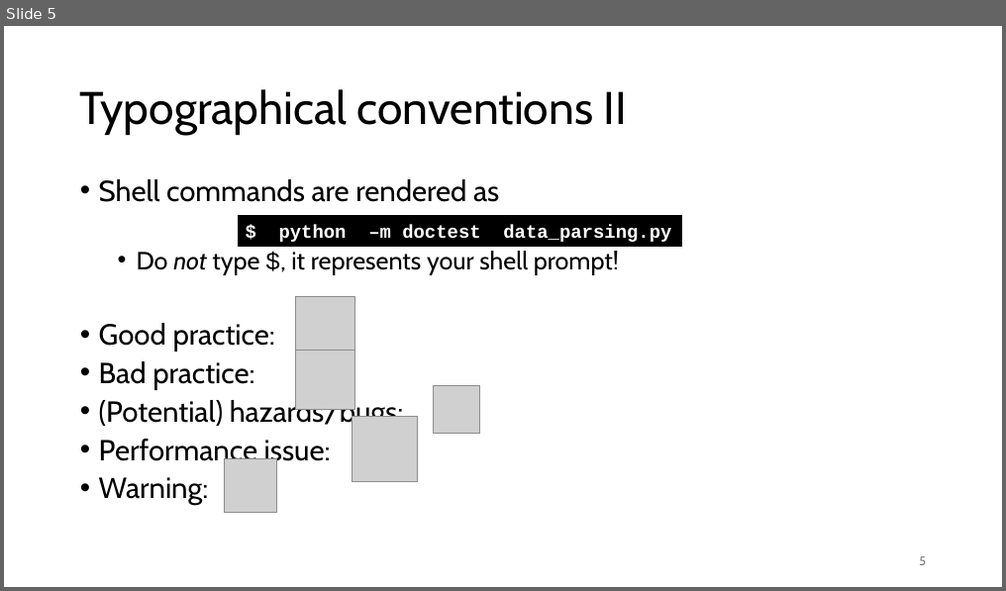
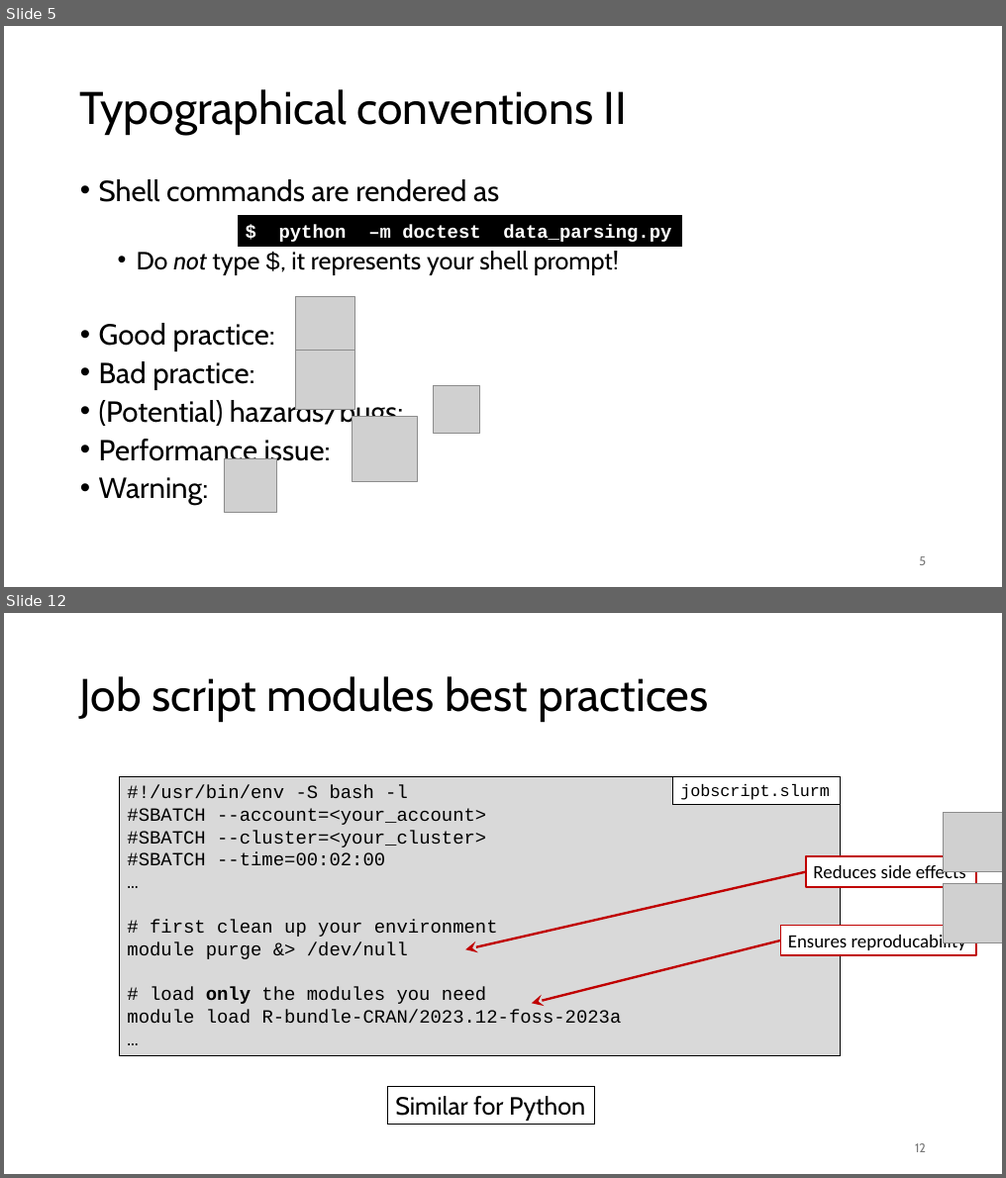
Before and after one commit to gjbex/Best-practices-for-data-science-on-HPC, a slide deck: best_practices_for_data_science_on_hpc.pptx. Shown one above the other, each under a label of ours: slide 5 before the commit, slides 5 and 12 after it; the slides between them are not shown. The pictures are 1006x591 and 1006x1178 pixels, drawn with LibreOffice and Linux fonts; fonts in the diff are those of the drawing; grey boxes stand for pictures. Boxes give left, top, right and bottom in pixels: in the first picture for what was removed or moved away, otherwise in the second. Text is boxed around its words. In the diff, an @@ line names an element or a change of style, - is before the commit and + after.

Commit message:
Add slides on modules

```diff
--- a/best_practices_for_data_science_on_hpc.pptx
+++ b/best_practices_for_data_science_on_hpc.pptx
@@ slide 12 added at bbox=[4, 613, 1002, 1174], background #FFFFFF @@
@@ title added at bbox=[80, 676, 708, 722], 44 pt, text #000000 @@
+Job script modules best practices
@@ rectangle added at bbox=[120, 776, 841, 1057], fill #D9D9D9, outline #000000 0.75 pt, 18 pt, text #000000 @@
+#!/usr/bin/env -S bash -l
+#SBATCH --account=<your_account>
+#SBATCH --cluster=<your_cluster>
+#SBATCH --time=00:02:00
+…
+# first clean up your environment
+module purge &> /dev/null
+# load only the modules you need
+module load R-bundle-CRAN/2023.12-foss-2023a
+…
@@ rectangle added at bbox=[673, 776, 841, 804], fill #FFFFFF, outline #000000 0.75 pt, 16 pt, text #000000 @@
+jobscript.slurm
@@ picture added at bbox=[943, 813, 1002, 872] @@
@@ arrow added from (806, 872) to (466, 950), #C00000 2.25 pt @@
@@ rectangle added at bbox=[806, 858, 976, 887], fill #FFFFFF, outline #C00000 1.5 pt, 18 pt, text #000000 @@
+Reduces side effects
@@ picture added at bbox=[943, 884, 1002, 943] @@
@@ rectangle added at bbox=[781, 926, 976, 956], fill #FFFFFF, outline #C00000 1.5 pt, 18 pt, text #000000 @@
+Ensures reproducability
@@ arrow added from (781, 941) to (532, 1004), #C00000 2.25 pt @@
@@ rectangle added at bbox=[388, 1087, 595, 1124], outline #000000 0.75 pt, 24 pt, text #000000 @@
+Similar for Python
@@ page number added at bbox=[915, 1144, 926, 1153], 12 pt, text #797979 @@
+12
```
Also in this commit, not shown: 1 slide changed, 7 other slides added, 1 slide removed.
